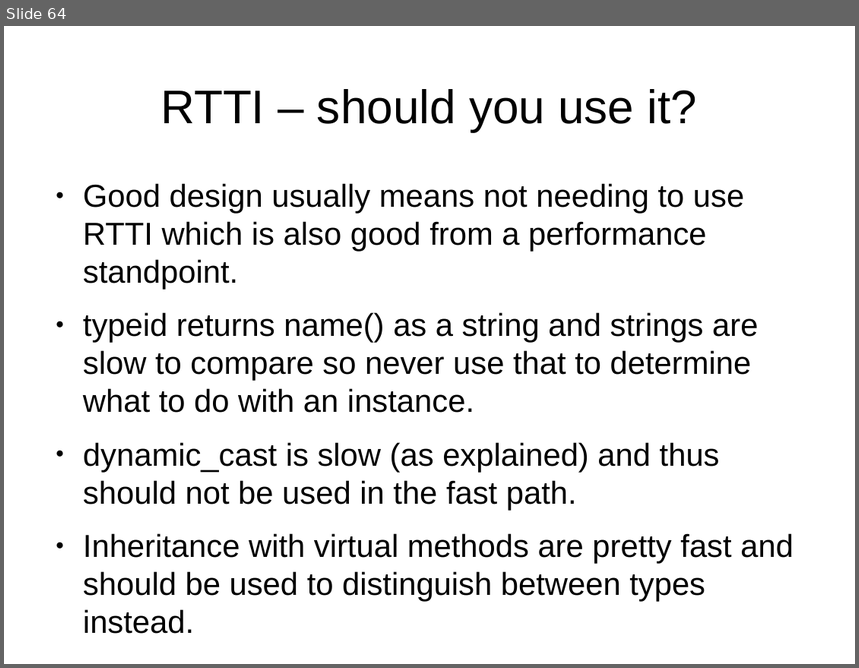
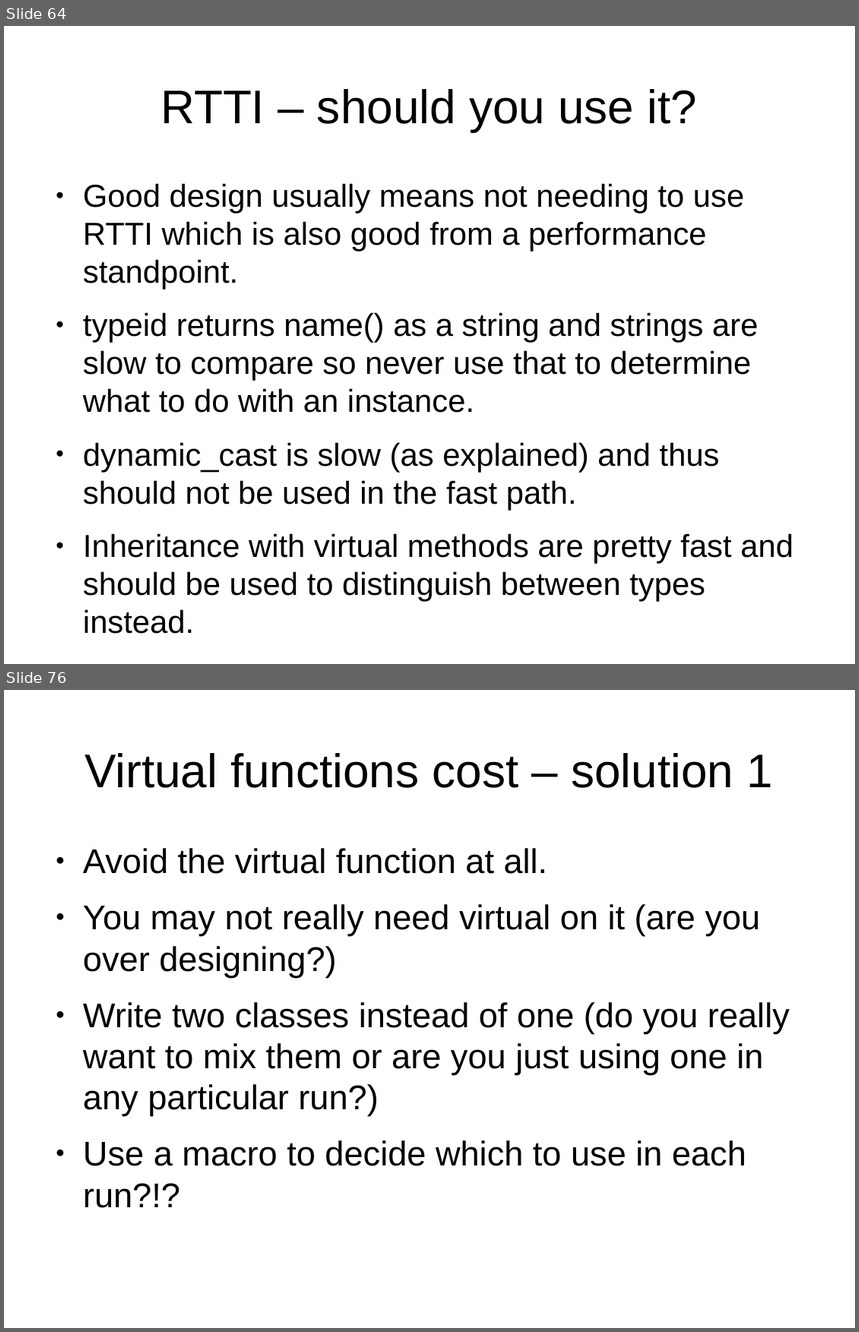
Before and after one commit to veltzer/demos-linux, a slide deck: multi_core/effective_cplusplus.odp. Shown one above the other, each under a label of ours: slide 64 before the commit, slides 64 and 76 after it; the slides between them are not shown. The pictures are 859x668 and 859x1332 pixels, drawn with LibreOffice and Linux fonts; fonts in the diff are those of the drawing. Boxes give left, top, right and bottom in pixels: in the first picture for what was removed or moved away, otherwise in the second. Text is boxed around its words. In the diff, an @@ line names an element or a change of style, - is before the commit and + after.

```diff
--- a/multi_core/effective_cplusplus.odp
+++ b/multi_core/effective_cplusplus.odp
@@ slide 76 added at (x1=4, y1=690, x2=855, y2=1328), background #FFFFFF @@
@@ title added at (x1=85, y1=753, x2=773, y2=788), 44 pt, text #000000 @@
+Virtual functions cost – solution 1
@@ text added at (x1=83, y1=848, x2=790, y2=1208), 32 pt, text #000000 @@
+● Avoid the virtual function at all.
+● You may not really need virtual on it (are you over designing?)
+● Write two classes instead of one (do you really want to mix them or are you just using one in any particular run?)
+● Use a macro to decide which to use in each run?!?
```
Also in this commit, not shown: 12 other slides added, 1 other file.
